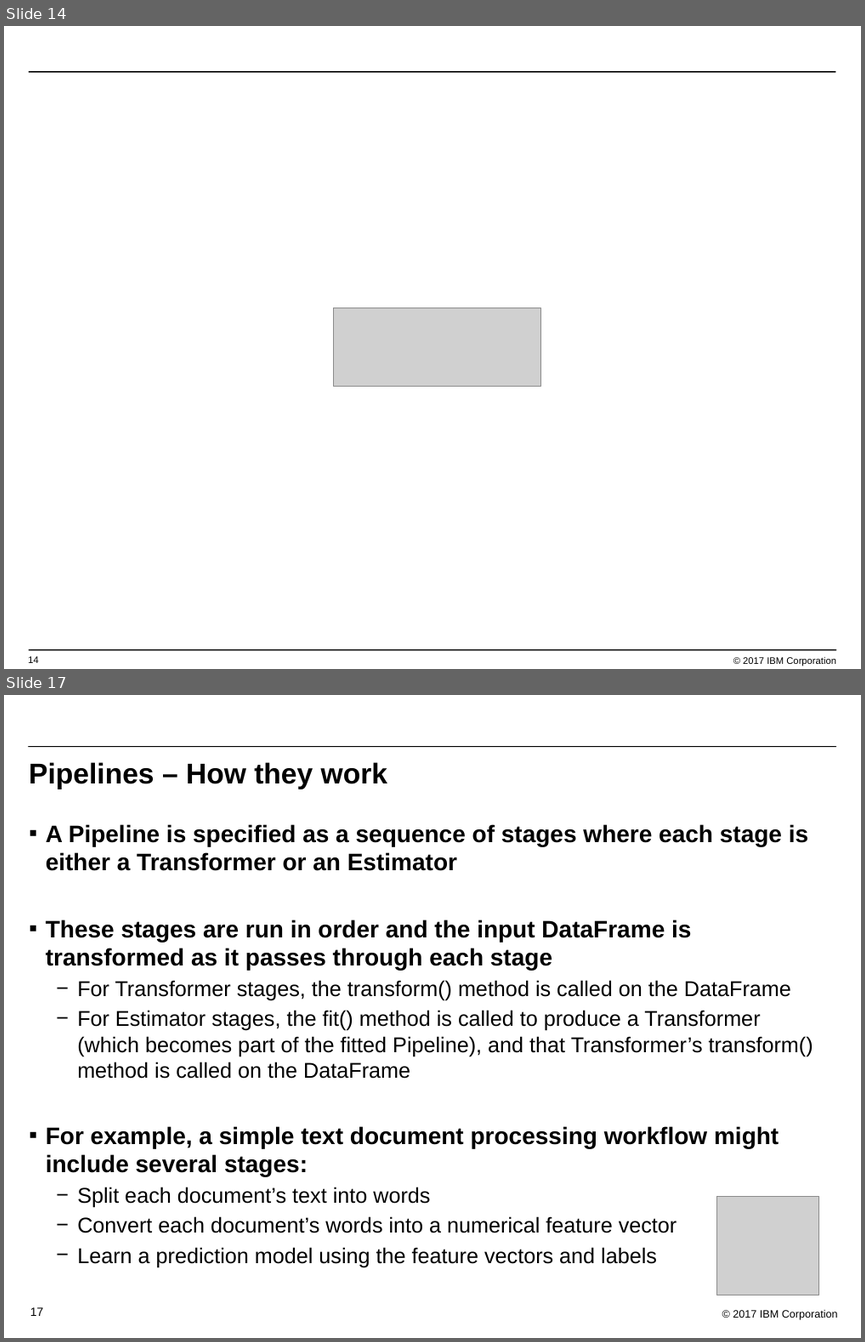
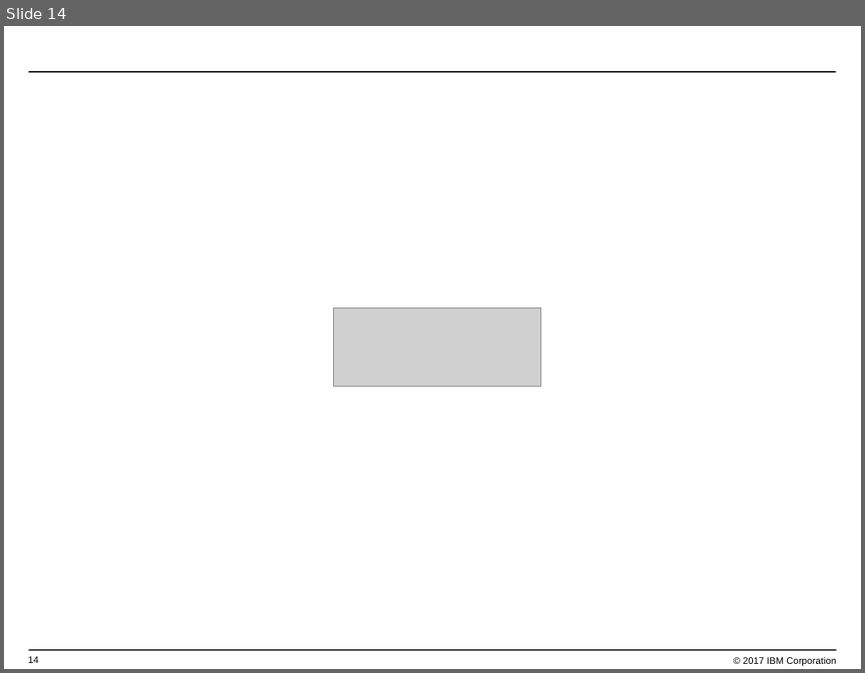
Before and after one commit to bleonardb3/Proof-of-Technology, a slide deck: DSX/Lab-2/Lab2-MachineLearning.pptx. Shown one above the other, each under a label of ours: slides 14 and 17 before the commit, slide 14 after it; the slides between them are not shown. The pictures are 865x1342 and 865x673 pixels, drawn with LibreOffice and Linux fonts; fonts in the diff are those of the drawing; grey boxes stand for pictures; background and template pictures are left out. Boxes give left, top, right and bottom in pixels: in the first picture for what was removed or moved away, otherwise in the second. Text is boxed around its words. In the diff, an @@ line names an element or a change of style, - is before the commit and + after.

```diff
--- a/DSX/Lab-2/Lab2-MachineLearning.pptx
+++ b/DSX/Lab-2/Lab2-MachineLearning.pptx
@@ slide 17 removed at [4,695,861,1338], background #FFFFFF @@
@@ line removed from (28, 746) to (836, 746) @@
@@ title removed at [29,762,387,789] @@
-Pipelines – How they work
@@ text removed at [46,824,813,1267] @@
-▪ A Pipeline is specified as a sequence of stages where each stage is either a Transformer or an Estimator
-▪ These stages are run in order and the input DataFrame is transformed as it passes through each stage
-  − For Transformer stages, the transform() method is called on the DataFrame
-  − For Estimator stages, the fit() method is called to produce a Transformer (which becomes part of the fitted Pipeline), and that Transformer’s transform() method is called on the DataFrame
-▪ For example, a simple text document processing workflow might include several stages:
-  − Split each document’s text into words
-  − Convert each document’s words into a numerical feature vector
-  − Learn a prediction model using the feature vectors and labels
@@ picture removed at [717,1197,819,1295] @@
@@ page number removed at [30,1307,44,1315] @@
-17
@@ text removed at [732,1310,838,1320] @@
-© 2017 IBM Corporation
```
Also in this commit, not shown: 5 slides changed, 1 slide added, 26 other slides removed.
